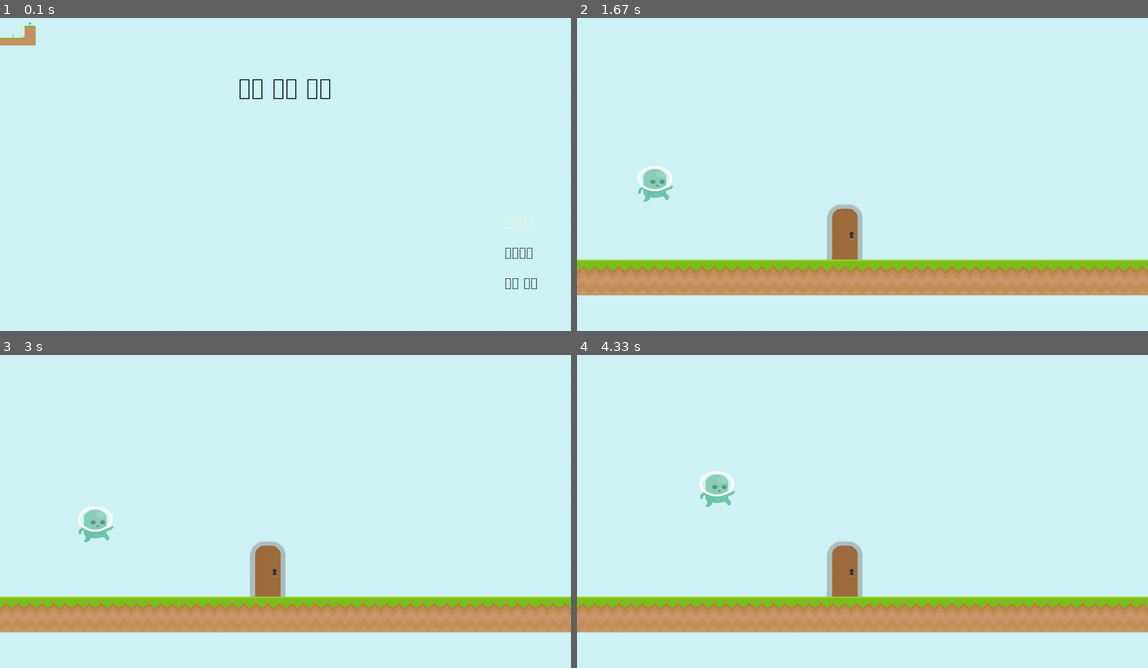
Above: before the commit, frames 1-4 (two rows, left to right).
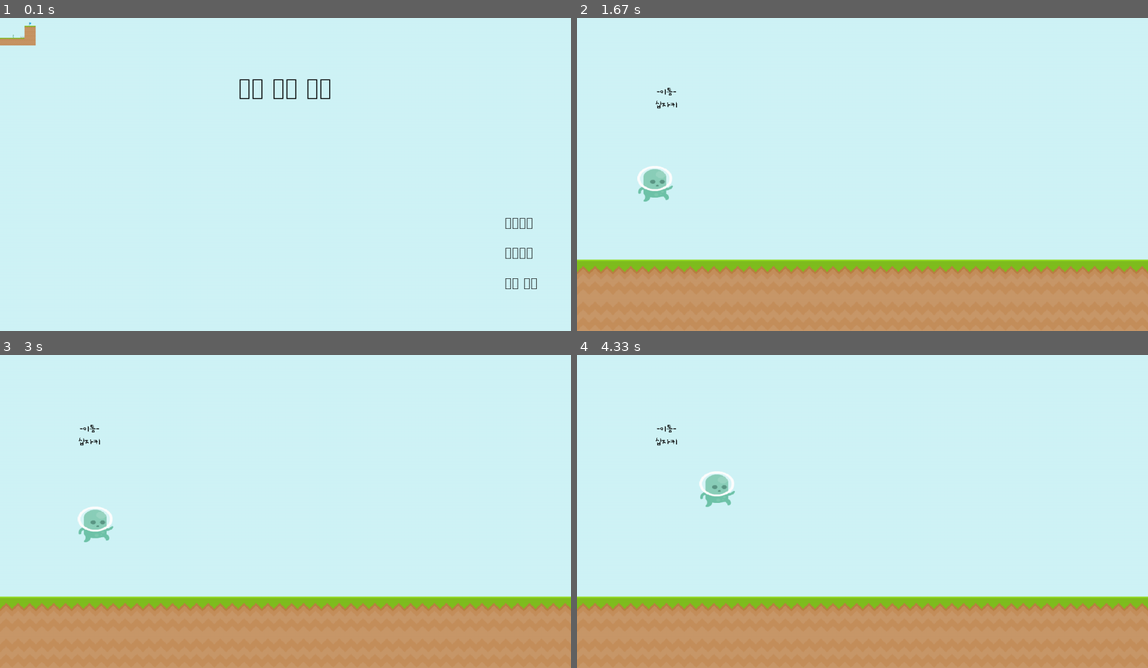
Above: after the commit, the same moments.

Repository: coinmoles/pygame-jam
Game: pygame game, started from main.py
The game is run twice, just before and just after one commit, with the same random seed, the same clock (stepped at 60 frames per second) and the same inputs.
Inputs:
- Up to frame 1 (0.1 s): no input
- Up to frame 2 (1.67 s): tap Enter at 0.33, 0.67 s; hold Esc 1-1.47 s; hold Right 1-1.47 s; hold W from 1.5 s (still down); hold Right from 1.5 s (still down); tap Space at 1.57 s
- Up to frame 3 (3 s): tap Space at 1.87, 2.07, 2.37, 2.57, 2.87 s; release W at 1.97 s; release Right at 1.97 s; hold Right 2-2.47 s; tap W at 2.15 s; hold Left from 2.5 s (still down)
- Up to frame 4 (4.33 s): release Left at 3.03 s; hold Left 3.07-3.47 s; tap Space at 3.13, 3.43, 3.57, 3.87, 4.23 s; hold Right 3.5-4.13 s; tap W at 3.65 s; hold Left from 4.17 s (still down)

The runs differ from the first frame. In frame 1, less than 0.1% of the frame differs, in the area x 88-94%, y 63-68%; in frame 2, 13%, in the area x 0-100%, y 22-100%; in frame 3, 13%; in frame 4, 13%.

Commit message:
Added control help

Diff:
--- /dev/null
+++ b/Entity/BackgroundObject/ControlHelp.py
@@ -0,0 +1,7 @@
+from Entity.BackgroundObject.BackgroundObject import BackgroundObject
+from pygame.math import Vector2
+
+
+class ControlHelp(BackgroundObject):
+    def __init__(self, pos: Vector2, type: int):
+        super().__init__(pos, ["control_help" + str(type)], 1)
--- a/Scene/ChapterScene.py
+++ b/Scene/ChapterScene.py
@@ -1,3 +1,4 @@
+from re import S
 from typing import Tuple
 from Scene.GameScene import GameScene
 from SceneData.parse_menu import parse_menu
@@ -25,6 +26,8 @@
         if len(hits) == 0:
             return
 
+        self.player.active = False
+
         entity = hits[0]
         if self.id[0] == 0:
             pg.event.post(pg.event.Event(CHANGE_SCENE, next_scene_id=(entity.id, 0)))
--- a/Scene/GameScene.py
+++ b/Scene/GameScene.py
@@ -55,10 +55,13 @@
                 if event.key == pg.K_SPACE:
                     if self.player.active:
                         self.player.jump()
-                if event.key == pg.K_q:
+                if event.key == pg.K_ESCAPE:
                     self.player.despawn()
                 if event.key == pg.K_w:
                     self.reset_stage()
+                if event.key == pg.K_q:
+                    corpse = self.corpses.pop()
+                    self.despawn_entity(corpse)
 
         elif event.type == SET_SPAWN:
             self.player_spawn = event.spawn
@@ -166,13 +169,11 @@
             self.camera_base.y = self.stage_rect.height - SCREEN.height
 
     def spawn_entity(self, entity: Entity):
-        print("spawn:", entity)
         self.entityList.add(entity)
         if entity.collide_check:
             self.collidables.add(entity)
 
     def despawn_entity(self, entity: Entity):
-        print("despawn:", entity)
         if entity == self.player:
             corpse = self.player.spawn_corpse()
             self.corpses.append(corpse)
--- a/Scene/IntroScene.py
+++ b/Scene/IntroScene.py
@@ -10,7 +10,7 @@
         self.entityList.add(Background())
         self.music_path = "assets/sound/music/IntroTheme.mp3"
 
-        self.choice = 0
+        self.choice = -1
         self.titlefont = pg.font.Font("assets/font/jangmi.ttf", 144 * SCREEN.width // 1920)
         self.optionfont = pg.font.Font("assets/font/jangmi.ttf", 80 * SCREEN.width // 1920)
 
@@ -19,11 +19,13 @@
         if event.type == pg.KEYDOWN:
             if event.key == pg.K_RETURN:
                 if self.choice == 0:
-                    pg.event.post(pg.event.Event(CHANGE_SCENE, next_scene_id=(0, 0)))
+                    pg.event.post(pg.event.Event(CHANGE_SCENE, next_scene_id=(1, 1)))
                 elif self.choice == 1:
                     pg.event.post(pg.event.Event(CHANGE_SCENE, next_scene_id=(0, 0)))
                 elif self.choice == 2:
                     pg.event.post(pg.event.Event(pg.QUIT))
+                else:
+                    self.choice = 0
 
             elif event.key == pg.K_UP:
                 self.choice = (self.choice + 2) % 3
--- a/SceneData/chapter1/stage1_1.py
+++ b/SceneData/chapter1/stage1_1.py
@@ -1,11 +1,12 @@
 stage1_1 = """
-.................................................
-.................................................
-.................................................
-.................................................
-.................................................
-.................................................
-.c.............k.....c...kkk...c...kkkkkkk..s.d..
-ppppppppppppppppppppppppppppppppppppppppppppppppp
-ppppppppppppppppppppppppppppppppppppppppppppppppp
+.......................................................
+.......................................................
+.....................................%.#.$.............
+..!.............@......................................
+.......................................................
+.......................................................
+..........................c...kkk...c....kkkkkkk....d..
+.s...................pppppppppppppppppppppppppppppppppp
+ppppppppppppppppppppppppppppppppppppppppppppppppppppppp
+ppppppppppppppppppppppppppppppppppppppppppppppppppppppp
 """
--- a/SceneData/parse_stage.py
+++ b/SceneData/parse_stage.py
@@ -3,6 +3,7 @@
 
 import pygame as pg
 from pygame.math import Vector2
+from Entity.BackgroundObject.ControlHelp import ControlHelp
 from Entity.CheckPoint import CheckPoint
 from Entity.Door import Door
 from Entity.GrassPlatform import GrassPlatform
@@ -23,7 +24,12 @@
     "JumpPlatform": "J",
     "Goal": "d",
     "SpawnPoint": "s",
-    "Cannon": "g"
+    "Cannon": "g",
+    "Control1": "!",
+    "Control2": "@",
+    "Control3": "#",
+    "Control4": "$",
+    "Control5": "%",
 }
 
 
@@ -77,6 +83,10 @@
             if m[i][j] == TOKENS["Goal"]:
                 entities.add(Goal(position, _id))
 
+            for k in range(1, 6):
+                if m[i][j] == TOKENS["Control" + str(k)]:
+                    entities.add(ControlHelp(position, k))
+
             if m[i][j] == TOKENS["Cannon"]:
                 entities.add(Cannon(position, ["grassCenter"]))
 
--- a/globals.py
+++ b/globals.py
@@ -35,6 +35,8 @@
                         image = pg.transform.scale(image, (UNITSIZE * 2 / 3 * 1.05, UNITSIZE * 1.05))
                 elif subdir == "./assets/images\\background":
                     image = pg.transform.scale(image, (SCREEN.width, SCREEN.height))
+                elif subdir == "./assets/images\\control_help":
+                    image = pg.transform.scale(image, (UNITSIZE * 2, UNITSIZE * 2))
                 else:
                     image = pg.transform.scale(image, (UNITSIZE, UNITSIZE))
                 self.images[image_name] = image
Binary file added: assets/images/control_help/control_help1.png
Binary file added: assets/images/control_help/control_help2.png
Binary file added: assets/images/control_help/control_help3.png
Binary file added: assets/images/control_help/control_help4.png
Binary file added: assets/images/control_help/control_help5.png
